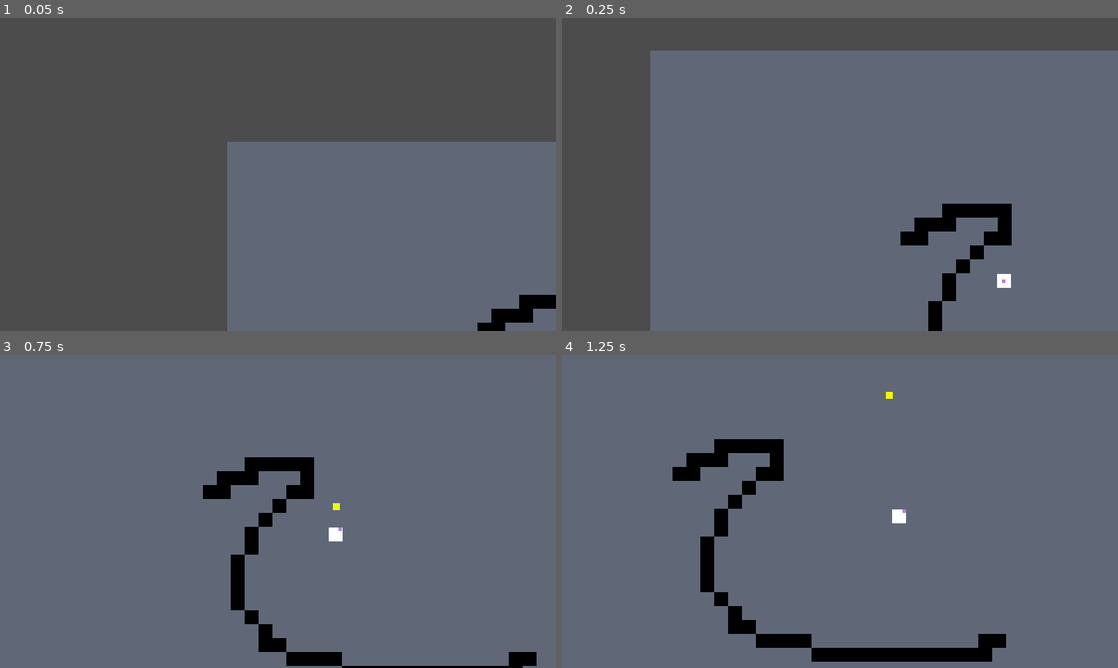
Above: before the commit, frames 1-4 (two rows, left to right).
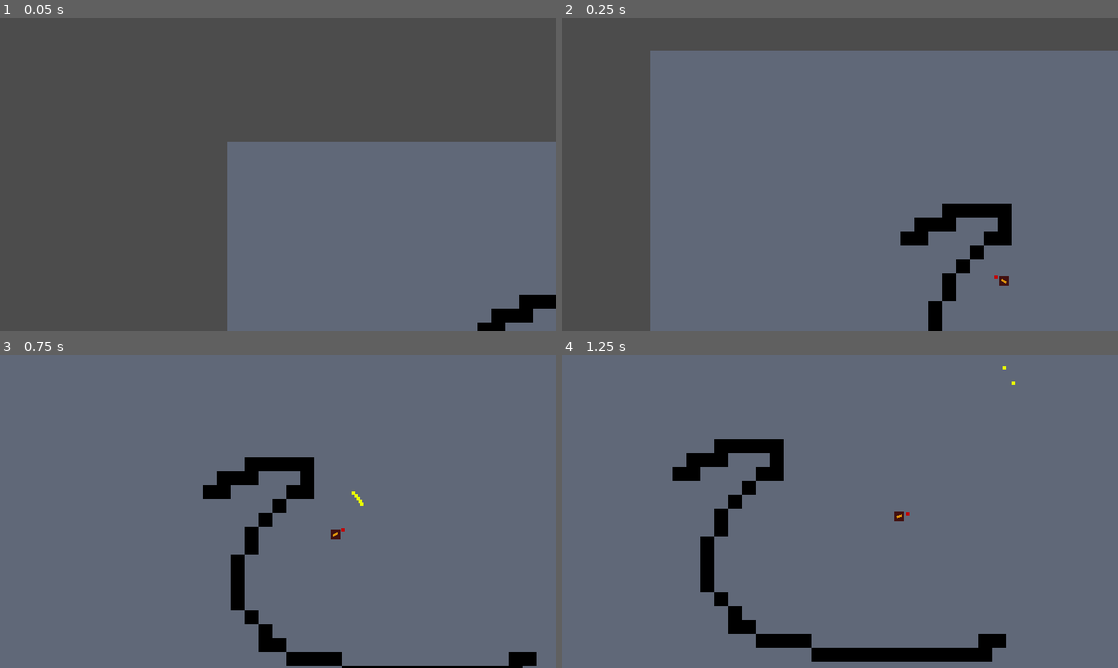
Above: after the commit, the same moments.

Repository: sundowns/godot-wild-47
Game: Godot game, scene res://Game.tscn
The game is run twice, just before and just after one commit, with the same random seed, the same clock (stepped at 60 frames per second) and the same inputs.
Inputs (mouse positions are in pixels of both pictures, inside the frame that each line leads up to):
- Up to frame 1 (0.05 s): no input
- Up to frame 2 (0.25 s): no input
- Up to frame 3 (0.75 s): tap Enter at 0.5 s; move the mouse to (400, 495) at 0.52 s; hold D (move_right) from 0.53 s (still down); tap Space (fire) at 0.6 s
- Up to frame 4 (1.25 s): keep holding D (move_right)

Frame 1 is identical in both runs. In frame 2, 0.1% of the frame differs, in the area x 77-81%, y 81-87%; in frame 3, 0.2%, in the area x 59-66%, y 43-60%; in frame 4, 0.2%.

Commit message:
basic blunderbuss projectile

Diff:
--- a/player/Hand.gd
+++ b/player/Hand.gd
@@ -15,9 +15,8 @@
 		position = to_mouse.normalized() *  min(to_mouse.length(), max_distance_from_player)
 		emit_signal("hand_position_updated")
 
-func _input(event):
-	if event is InputEventMouseMotion:
-		update_hand_position(get_global_mouse_position())
+func _process(delta):
+	update_hand_position(get_global_mouse_position())
 
 func get_weapons() -> Array:
 	var held_weapons = []
--- a/player/Player.gd
+++ b/player/Player.gd
@@ -9,6 +9,8 @@
 export(float) var ground_friction: float = 15.0 # per physics tick
 
 onready var hand: Hand = $Hand
+onready var head_sprite: Sprite = $HeadSprite
+onready var body_sprite: Sprite = $BodySprite
 
 const aimcast_length: int = 10000
 onready var aimcast: RayCast2D = $AimCast
@@ -20,6 +22,7 @@
 		alt_fire_weapon(event.is_pressed())
 
 func _physics_process(_delta):
+	head_sprite.look_at(get_global_mouse_position())
 	# Reset position to last physics frame before applying movement
 	global_transform.origin = unextrapolated_physics_position
 	apply_acceleration()
--- a/player/Player.tscn
+++ b/player/Player.tscn
@@ -15,14 +15,23 @@
 "_edit_group_": true
 }
 
-[node name="Sprite" type="Sprite" parent="."]
+[node name="BodySprite" type="Sprite" parent="."]
+modulate = Color( 0.262745, 0.0705882, 0.0705882, 1 )
+scale = Vector2( 0.7, 0.7 )
+texture = ExtResource( 1 )
+
+[node name="HeadSprite" type="Sprite" parent="."]
+modulate = Color( 0.87451, 0.588235, 0.0431373, 1 )
+scale = Vector2( 0.4, 0.15 )
 texture = ExtResource( 1 )
 
 [node name="CollisionShape2D" type="CollisionShape2D" parent="."]
+visible = false
 shape = SubResource( 1 )
 
 [node name="Hand" type="Node2D" parent="."]
 script = ExtResource( 3 )
+max_distance_from_player = 20.0
 
 [node name="Sprite" type="Sprite" parent="Hand"]
 modulate = Color( 1, 0.788235, 0.294118, 1 )
--- a/weapon/Blunderbuss.gd
+++ b/weapon/Blunderbuss.gd
@@ -2,15 +2,22 @@
 
 export(PackedScene) var projectile_scene: PackedScene = preload("res://weapon/projectile/BlunderbussProjectile.tscn")
 
-export(float) var total_fire_angle_degrees: float = 30
-onready var total_fire_angle_rad: float = deg2rad(total_fire_angle_degrees)
+export(float) var total_firing_angle_degrees: float = 20
+onready var total_firing_angle_radians: float = deg2rad(total_firing_angle_degrees)
+export(float) var projectile_count: int = 4
+
 
 func initialise():
 	pass
 
 func fire(aimcast: RayCast2D, _player, is_press: bool):
 	if is_press:
-		spawn_projectile(aimcast.cast_to.normalized())
+		var angle_interval_radians = total_firing_angle_radians / projectile_count
+		var aim_direction = -aimcast.cast_to.normalized()
+		for number in range(projectile_count):
+			var rotated_direction = -aim_direction.rotated((-total_firing_angle_radians/2) + angle_interval_radians/2 +  (angle_interval_radians * number))
+			spawn_projectile(rotated_direction)
+			print(rotated_direction)
 
 func spawn_projectile(direction: Vector2):
 	var new_projectile = projectile_scene.instance()
--- a/weapon/Blunderbuss.tscn
+++ b/weapon/Blunderbuss.tscn
@@ -6,3 +6,7 @@
 [node name="Blunderbuss" instance=ExtResource( 1 )]
 script = ExtResource( 2 )
 damage = 10.0
+projectile_count = 5.0
+
+[node name="Sprite" parent="." index="0"]
+modulate = Color( 0.768627, 0, 0, 1 )
--- a/weapon/projectile/BlunderbussProjectile.tscn
+++ b/weapon/projectile/BlunderbussProjectile.tscn
@@ -5,17 +5,19 @@
 [ext_resource path="res://asset/Block_white32x32.png" type="Texture" id=3]
 
 [sub_resource type="CircleShape2D" id=1]
+radius = 5.0
 
 [node name="BlunderbussProjectile" instance=ExtResource( 1 )]
 gravity_scale = 0.0
 contacts_reported = 1
 contact_monitor = true
 script = ExtResource( 2 )
+base_speed = 1000.0
 
 [node name="CollisionShape2D" parent="." index="0"]
 shape = SubResource( 1 )
 
 [node name="Sprite" parent="." index="1"]
-modulate = Color( 0.952941, 0.984314, 0, 1 )
-scale = Vector2( 0.5, 0.5 )
+modulate = Color( 0.921569, 1, 0, 1 )
+scale = Vector2( 0.25, 0.25 )
 texture = ExtResource( 3 )
